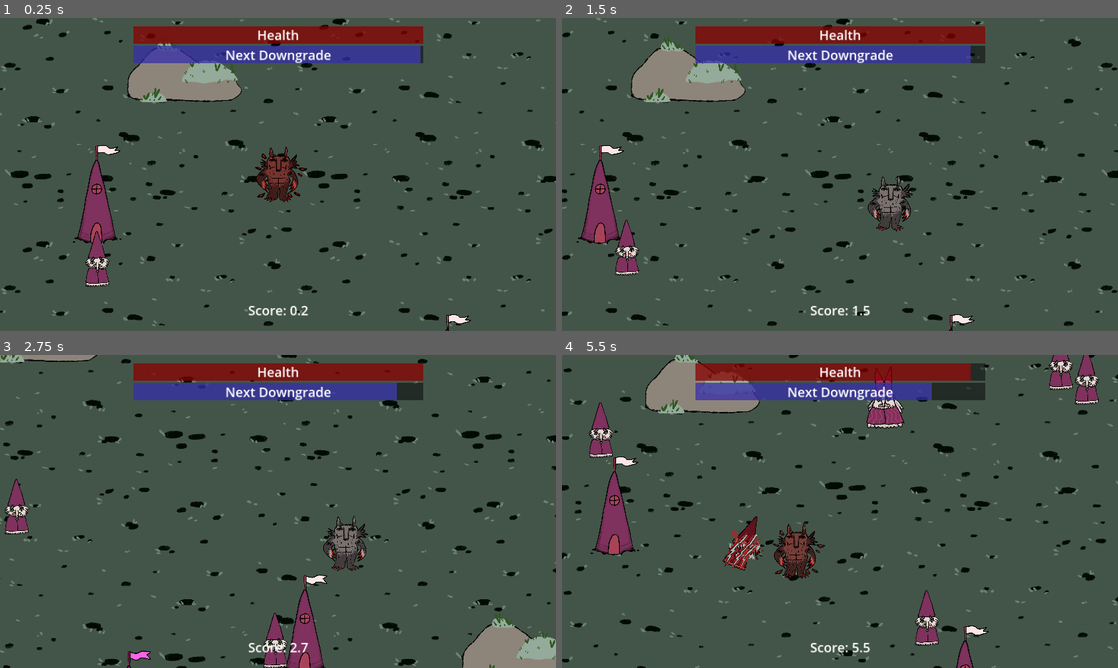
Above: before the commit, frames 1-4 (two rows, left to right).
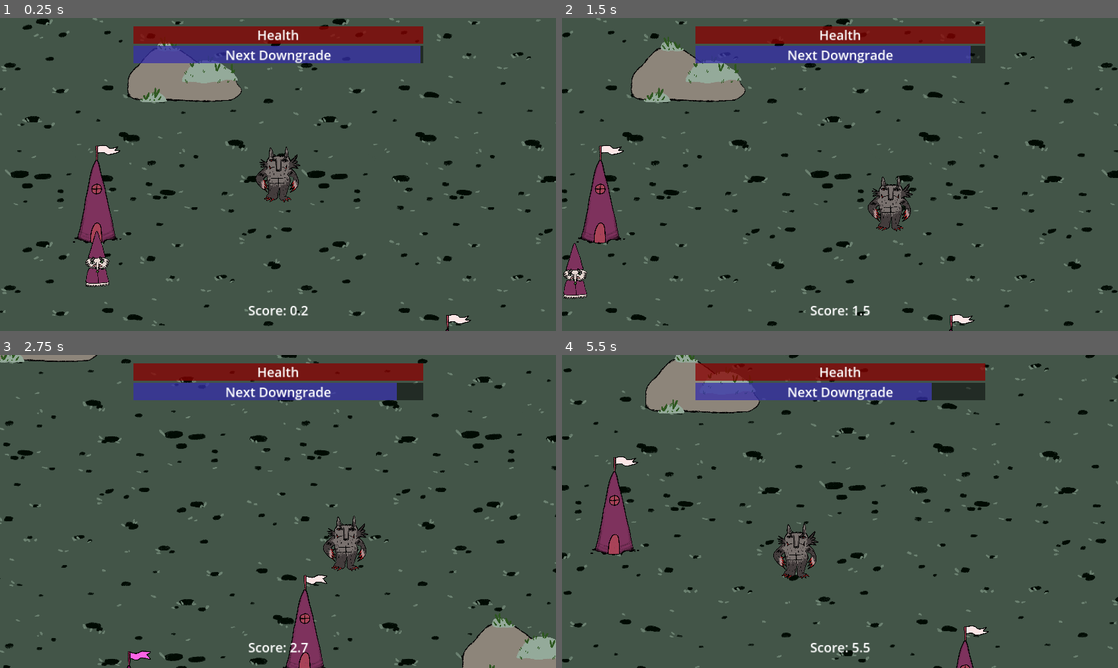
Above: after the commit, the same moments.

Repository: TheJP/GMTKGameJam2023
Game: Godot game, scene res://main.tscn
Same seed, same stepped clock (60 frames per second), same inputs: the game is played once before the commit and once after it.
Inputs (mouse positions are in pixels of both pictures, inside the frame that each line leads up to):
- Up to frame 1 (0.25 s): no input
- Up to frame 2 (1.5 s): move the mouse to (962, 158) at 0.52 s; press the mouse at (962, 158) at 0.53 s; hold D (move_right) 0.53-1.28 s; move the mouse to (728, 190) at 1.27 s; release the mouse at (728, 190) at 1.28 s; hold S (move_down) from 1.28 s (still down); click (728, 190) at 1.35 s
- Up to frame 3 (2.75 s): move the mouse to (333, 442) at 2.02 s; release S (move_down) at 2.03 s; press the mouse at (333, 442) at 2.03 s; hold D (move_right) from 2.03 s (still down)
- Up to frame 4 (5.5 s): move the mouse to (812, 574) at 2.77 s; release D (move_right) at 2.78 s; release the mouse at (812, 574) at 2.78 s; hold W (move_up) 2.78-3.53 s; click (812, 574) at 2.85 s; move the mouse to (1006, 558) at 3.52 s; press the mouse at (1006, 558) at 3.53 s; hold A (move_left) 3.53-5.03 s; move the mouse to (673, 464) at 4.27 s; release the mouse at (673, 464) at 4.28 s; click (673, 464) at 4.35 s; move the mouse to (867, 511) at 5.02 s; press the mouse at (867, 511) at 5.03 s; hold S (move_down) from 5.03 s (still down)

The runs differ from the first frame. In frame 1, 0.8% of the frame differs, in the area x 45-56%, y 41-59%; in frame 2, 1.0%; in frame 3, 1.0%; in frame 4, 4.0%, in the area x 4-97%, y 0-93%.

Commit message:
add scared enemies

Diff:
--- a/GMTKGameJam2023/DowngradeSystem/Cards/ReduceCorpseHeal.tscn
+++ b/GMTKGameJam2023/DowngradeSystem/Cards/ReduceCorpseHeal.tscn
@@ -1,51 +1,13 @@
-[gd_scene load_steps=4 format=3 uid="uid://dxn0l3bhf8aeg"]
+[gd_scene load_steps=3 format=3 uid="uid://caq8qgypr3av7"]
 
-[ext_resource type="Texture2D" uid="uid://7ej5bmy4mr2m" path="res://DowngradeSystem/Card.png" id="1_v14eb"]
-[ext_resource type="Script" path="res://DowngradeSystem/DowngradeCard.gd" id="2_ucnd3"]
+[ext_resource type="PackedScene" uid="uid://cspb3vj40bncf" path="res://DowngradeSystem/DowngradeCard.tscn" id="1_1n5ff"]
 [ext_resource type="Script" path="res://DowngradeSystem/Cards/ReduceCorpseHeal.gd" id="3_bhaxp"]
 
-[node name="Downgrade" type="NinePatchRect"]
-custom_minimum_size = Vector2(100, 100)
-anchors_preset = 8
-anchor_left = 0.5
-anchor_top = 0.5
-anchor_right = 0.5
-anchor_bottom = 0.5
-offset_left = -50.0
-offset_top = -50.0
-offset_right = 50.0
-offset_bottom = 50.0
-grow_horizontal = 2
-grow_vertical = 2
-size_flags_horizontal = 3
-size_flags_vertical = 3
-mouse_filter = 0
-texture = ExtResource("1_v14eb")
-patch_margin_left = 45
-patch_margin_top = 45
-patch_margin_right = 45
-patch_margin_bottom = 45
-script = ExtResource("2_ucnd3")
+[node name="Downgrade" instance=ExtResource("1_1n5ff")]
 
-[node name="Effect" type="Node" parent="."]
+[node name="Effect" parent="." index="0"]
 script = ExtResource("3_bhaxp")
 
-[node name="MarginContainer" type="MarginContainer" parent="."]
-layout_mode = 1
-anchors_preset = 15
-anchor_right = 1.0
-anchor_bottom = 1.0
-grow_horizontal = 2
-grow_vertical = 2
-
-[node name="Label" type="Label" parent="MarginContainer"]
-layout_mode = 2
-size_flags_vertical = 1
-text = "Reduce health gained by eating a corpse"
-horizontal_alignment = 1
-vertical_alignment = 1
-autowrap_mode = 2
-
-[connection signal="gui_input" from="." to="." method="_on_gui_input"]
-[connection signal="mouse_entered" from="." to="." method="_on_mouse_entered"]
-[connection signal="mouse_exited" from="." to="." method="_on_mouse_exited"]
+[node name="Label" parent="MarginContainer" index="0"]
+text = "
+Reduce Healing from Corpses"
--- a/GMTKGameJam2023/DowngradeSystem/Downgrades.gd
+++ b/GMTKGameJam2023/DowngradeSystem/Downgrades.gd
@@ -32,8 +32,12 @@
 	num_downgrades += 1
 	if(num_downgrades == 3):
 		%Player/Sprite2D.set_texture(halfSprite)
+		PlayerStats.scariness -= 5
+		PlayerStats.update_player_stats()
 	if(num_downgrades == 6):
 		%Player/Sprite2D.set_texture(babySpirte)
+		PlayerStats.scariness = 0
+		PlayerStats.update_player_stats()
 	emit_signal("downgrade_selection_finished")
 	$Timer.start()
 	for card in $DowngradesContainer.get_children():
--- a/GMTKGameJam2023/Enemy/enemy.gd
+++ b/GMTKGameJam2023/Enemy/enemy.gd
@@ -2,15 +2,31 @@
 
 @export var speed : int = 100
 @export var player : CharacterBody2D
+@export var bravery: int = 5
+
+@export var angrySprite = preload("res://Assets/Enemy/Enemy_A_Attack.png")
+@export var scaredSprite = preload("res://Assets/Enemy/Enemy_A_Shy.png")
+
+var scared = false
 
 func _physics_process(delta: float):
 	move_and_slide()
 
-func _on_entity_health_changed(new_health):
+func _on_entity_health_changed(health, new_health):
 	if (new_health <= 0):
 		$DeathBehaviour.on_death()
 
 
 func _on_direction_timer_timeout():
 	var dir =  global_position.direction_to(player.global_position)
+
+	if(bravery < PlayerStats.scariness):
+		scared = true
+		$Sprite2D.set_texture(scaredSprite)
+	if(bravery >= PlayerStats.scariness):
+		scared = false
+		$Sprite2D.set_texture(angrySprite)
+
+	if(scared):
+		dir *= -1
 	velocity = dir * 100
--- a/GMTKGameJam2023/Enemy/strong_enemy.tscn
+++ b/GMTKGameJam2023/Enemy/strong_enemy.tscn
@@ -1,7 +1,8 @@
-[gd_scene load_steps=8 format=3 uid="uid://cfxeui2rtwxhb"]
+[gd_scene load_steps=9 format=3 uid="uid://cacyrugu5utlx"]
 
 [ext_resource type="Script" path="res://Enemy/enemy.gd" id="1_ypgh5"]
 [ext_resource type="PackedScene" uid="uid://c35lb4hpkomqd" path="res://entity/entity.tscn" id="2_coy4y"]
+[ext_resource type="Texture2D" uid="uid://dvt5qxfpt7foy" path="res://Assets/Enemy/Enemy_B_Attack.png" id="2_lbk4m"]
 [ext_resource type="Texture2D" uid="uid://bmgvc8kexfp1u" path="res://Assets/Enemy/Enemy_B_Shy.png" id="3_lqpaa"]
 [ext_resource type="PackedScene" uid="uid://cuiv0xc0vlbr7" path="res://Enemy/attack_enemy.tscn" id="4_cc841"]
 [ext_resource type="Script" path="res://Enemy/spawn_corpse.gd" id="5_gyrmh"]
@@ -18,6 +19,9 @@
 wall_min_slide_angle = 0.0
 script = ExtResource("1_ypgh5")
 speed = 80
+bravery = 9
+angrySprite = ExtResource("2_lbk4m")
+scaredSprite = ExtResource("3_lqpaa")
 
 [node name="Entity" parent="." instance=ExtResource("2_coy4y")]
 health = 200
--- a/GMTKGameJam2023/Player/player.gd
+++ b/GMTKGameJam2023/Player/player.gd
@@ -7,15 +7,15 @@
 	GameState.reset()
 	PlayerStats.update_player_stats()
 
-func _on_entity_health_changed(new_health):
-	$AnimationPlayer.play("on_damage_taken")
+func _on_entity_health_changed(old_health, new_health):
+	if(new_health < old_health && new_health != PlayerStats.max_health):
+		$AnimationPlayer.play("on_damage_taken")
 	%GameUI.change_health(new_health, PlayerStats.max_health)
 
 	if $Entity.health <= 0:
 		GameState.game_over(true)
 
 func _on_corpse_eaten():
-	print("called corpse eaten")
 	$Entity.health += PlayerStats.health_gain_per_corpse
 
 func _physics_process(_delta):
--- a/GMTKGameJam2023/PlayerStats.gd
+++ b/GMTKGameJam2023/PlayerStats.gd
@@ -8,7 +8,7 @@
 @export var bite_damage = 50
 @export var claw_range = 200
 @export var bite_range = 150
-@export var scariness = 1
+@export var scariness = 10
 @export var max_health = 100
 @export var health_gain_per_corpse = 10
 
--- a/GMTKGameJam2023/entity/entity.gd
+++ b/GMTKGameJam2023/entity/entity.gd
@@ -1,10 +1,10 @@
 class_name Entity
 extends Node
 
-signal health_changed(new_health: int)
+signal health_changed(old_health: int, new_health: int)
 
 @export var health = 100 : set = on_health_changed
 
 func on_health_changed(new_health):
+	health_changed.emit(health, new_health)
 	health = new_health
-	health_changed.emit(new_health)
Binary file added: GMTKGameJam2023/Assets/Enemy/Enemy_B_Attack.png
Not shown, changed: GMTKGameJam2023/Assets/Enemy/Enemy_B_Attack.png.import
Binary file removed: GMTKGameJam2023/DowngradeSystem/Card.png
Not shown: 1 places in GMTKGameJam2023/buildings/strong_enemy_house.tscn that only renumber resources
